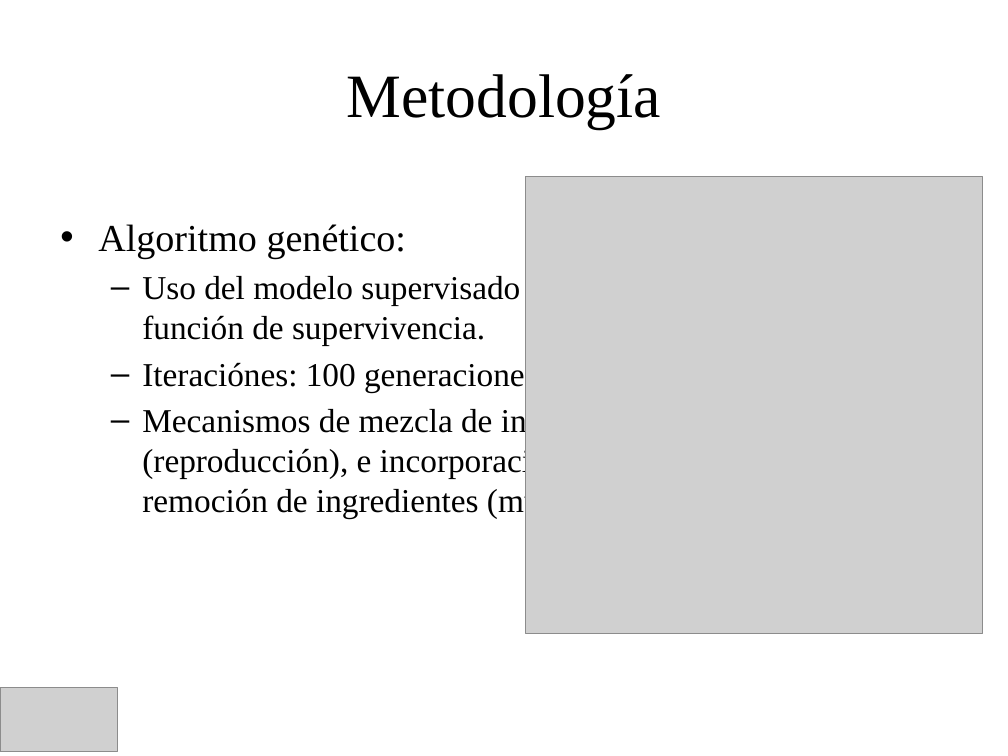
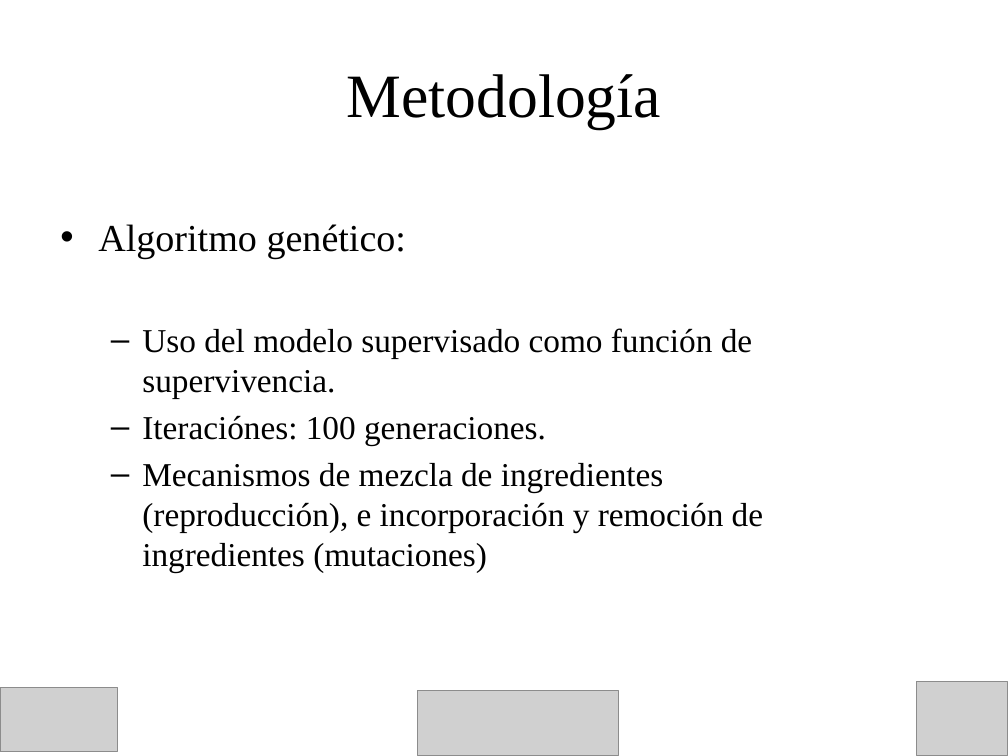
Before and after one commit to KalebAvila/ingenieria_en_alimentos, a slide deck: slide 13 of ai_in_food/references/comia/Generacion_de_Sustitutos_Alimentarios_Mediante_IA_Presentation.pptx. Drawn at 1008x756 pixels with LibreOffice and Linux fonts; fonts in the diff are those of the drawing; grey boxes stand for pictures. Boxes give left, top, right and bottom in pixels: in the first picture for what was removed or moved away, otherwise in the second. Text is boxed around its words. In the diff, an @@ line names an element or a change of style, - is before the commit and + after.

```diff
--- a/ai_in_food/references/comia/Generacion_de_Sustitutos_Alimentarios_Mediante_IA_Presentation.pptx
+++ b/ai_in_food/references/comia/Generacion_de_Sustitutos_Alimentarios_Mediante_IA_Presentation.pptx
@@ picture removed at bbox=[526, 176, 983, 633] @@
@@ text "Algoritmo genético:" rewrapped from bbox=[98, 224, 664, 519] to bbox=[98, 224, 763, 572] @@
@@ picture added at bbox=[917, 681, 1008, 756] @@
@@ picture added at bbox=[417, 690, 618, 756] @@
```
Also in this commit, not shown: 18 other slides changed, 7 slides added, 2 slides removed, 16 other files.
